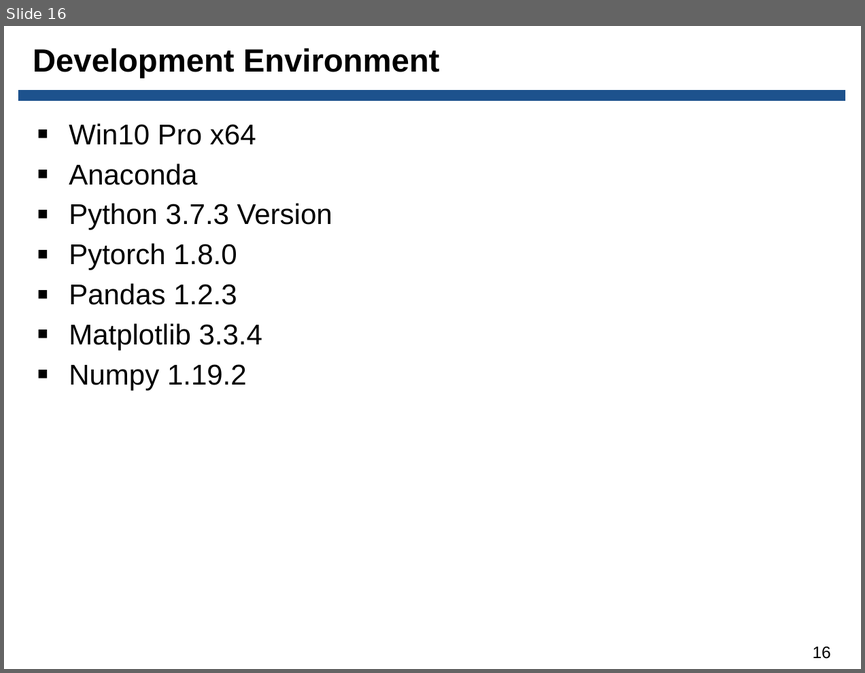
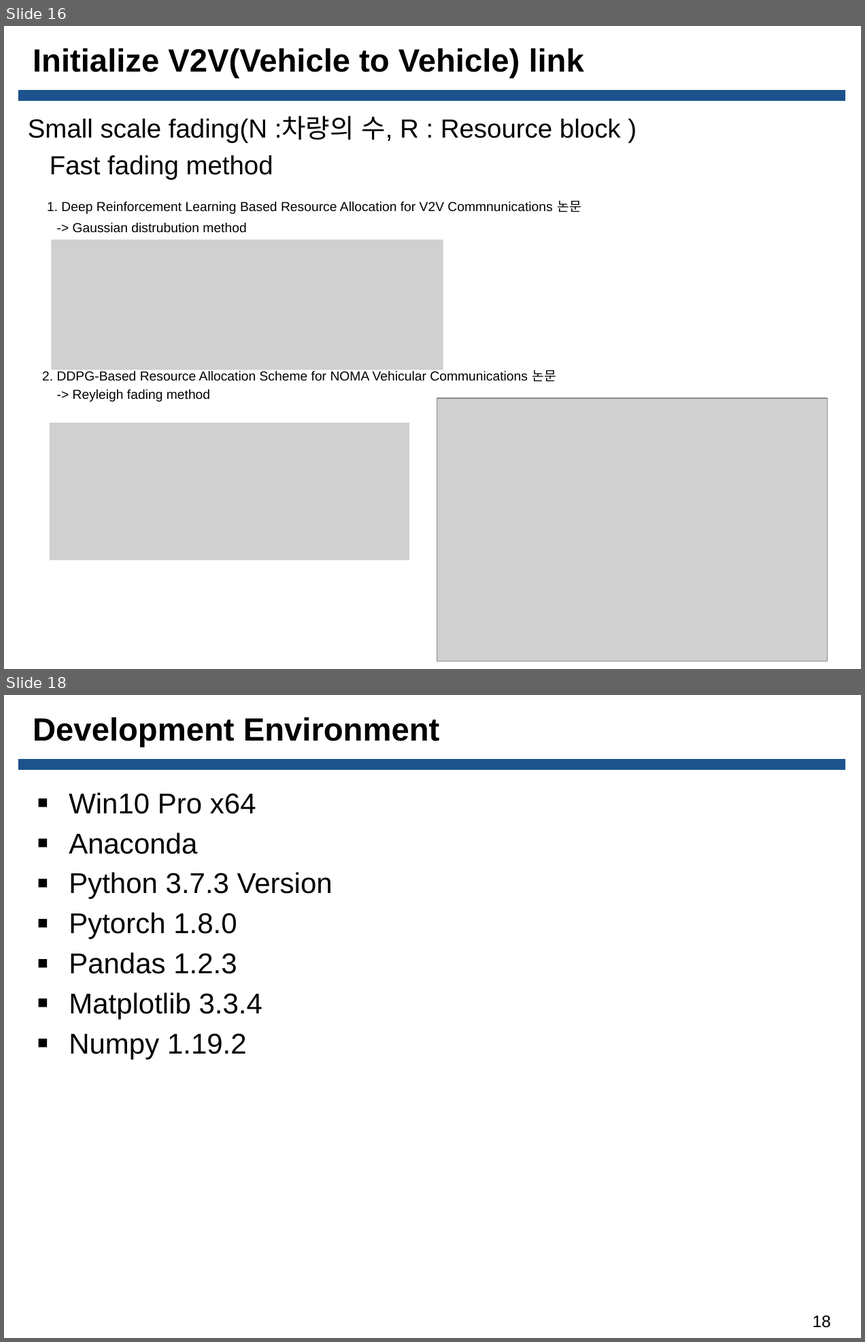
Before and after one commit to Donghee123/MS, a slide deck: V2V DQN Study/C-V2X 3GPP Release 14 채널 시뮬레이션 ppt/20210915_C-V2X 3GPP Release 14 채널 시뮬레이션_한동희_발표자료.pptx. Shown one above the other, each under a label of ours: slide 16 before the commit, slides 16 and 18 after it; the slides between them are not shown. The pictures are 865x673 and 865x1342 pixels, drawn with LibreOffice and Linux fonts; fonts in the diff are those of the drawing; grey boxes stand for pictures; background and template pictures are left out. Boxes give left, top, right and bottom in pixels: in the first picture for what was removed or moved away, otherwise in the second. Text is boxed around its words. In the diff, an @@ line names an element or a change of style, - is before the commit and + after.

```diff
--- a/V2V DQN Study/C-V2X 3GPP Release 14 채널 시뮬레이션 ppt/20210915_C-V2X 3GPP Release 14 채널 시뮬레이션_한동희_발표자료.pptx
+++ b/V2V DQN Study/C-V2X 3GPP Release 14 채널 시뮬레이션 ppt/20210915_C-V2X 3GPP Release 14 채널 시뮬레이션_한동희_발표자료.pptx
@@ slide 16 added at [4,26,861,669], background picture (left out); not listed: 1 template element that a slide beside it also shows @@
@@ title added at [33,48,584,78], 27 pt, text #000000, bold @@
+Initialize V2V(Vehicle to Vehicle) link
@@ text added at [28,116,621,401], 11 pt, text #000000 @@
+Small scale fading(N :차량의 수, R : Resource block )
+Fast fading method
+1. Deep Reinforcement Learning Based Resource Allocation for V2V Commnunications 논문
+-> Gaussian distrubution method
+2. DDPG-Based Resource Allocation Scheme for NOMA Vehicular Communications 논문
+-> Reyleigh fading method
@@ picture added at [51,240,443,369] @@
@@ picture added at [436,398,827,661] @@
@@ picture added at [50,422,409,560] @@
@@ what was slide 16 is now slide 18 @@
@@ page number at [813,1315,831,1327]: text changed @@
-16
+18
```
Also in this commit, not shown: 1 slide changed, 1 other slide added, 2 other files.
